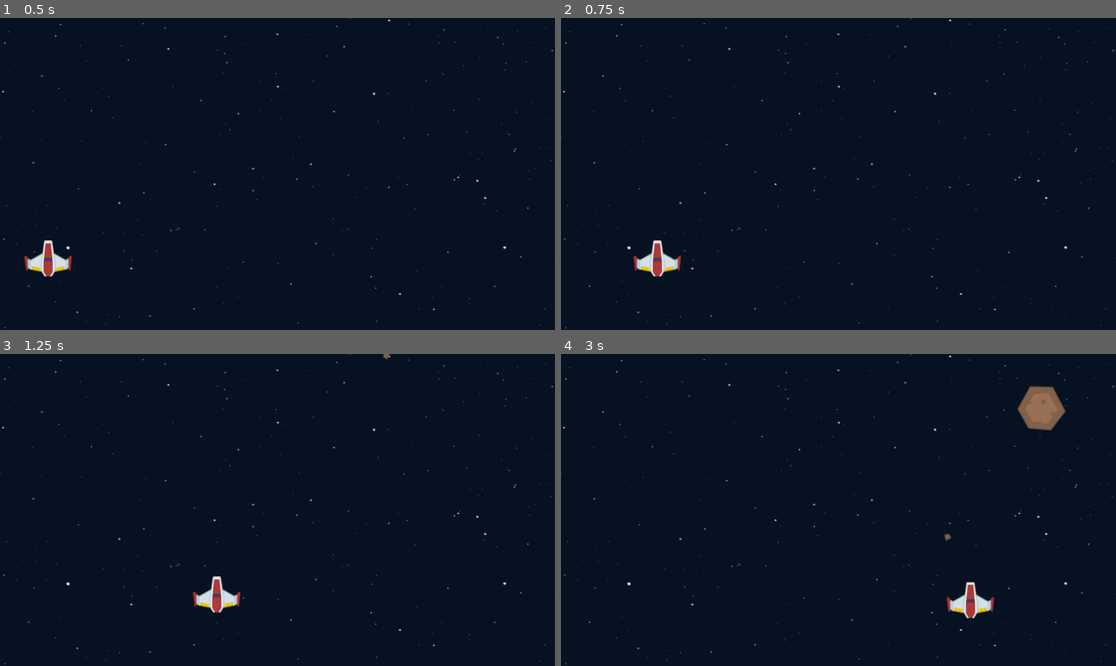
Above: before the commit, frames 1-4 (two rows, left to right).
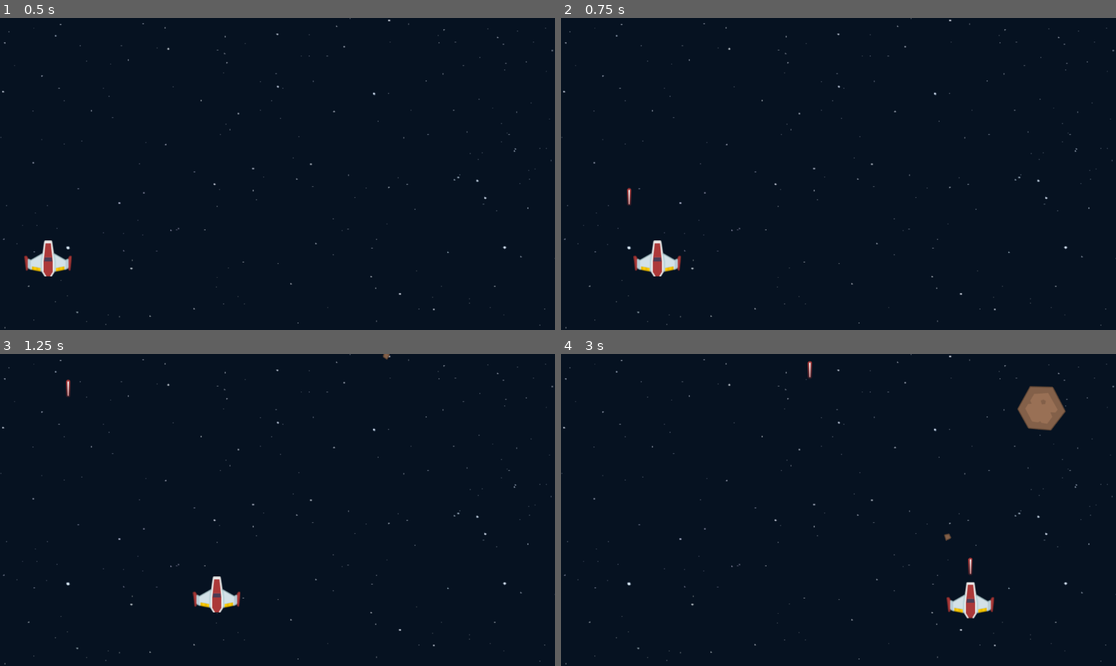
Above: after the commit, the same moments.

Repository: nathaponb/GalacticBlitz
Game: Godot game, scene res://scenes/universe.tscn
The game is run twice, just before and just after one commit, with the same random seed, the same clock (stepped at 60 frames per second) and the same inputs.
Inputs:
- Up to frame 1 (0.5 s): no input
- Up to frame 2 (0.75 s): tap Enter at 0.5 s; hold D (right) from 0.53 s (still down); tap Space (shoot, bound only after the commit) at 0.6 s
- Up to frame 3 (1.25 s): keep holding D (right)
- Up to frame 4 (3 s): release D (right) at 1.28 s; hold S (down) 1.28-2.03 s; tap Space (shoot, bound only after the commit) at 1.35, 2.1, 2.85 s; hold D (right) 2.03-2.78 s; hold W (up) from 2.78 s (still down)

Frame 1 is identical in both runs. In frame 2, less than 0.1% of the frame differs, in the area x 11-13%, y 54-61%; in frame 3, less than 0.1%; in frame 4, less than 0.1%, in the area x 44-75%, y 2-72%.

Commit message:
Emit signal on player press shoot to instantiate the laser scene

Diff:
--- a/project.godot
+++ b/project.godot
@@ -37,6 +37,12 @@
 "events": [Object(InputEventKey,"resource_local_to_scene":false,"resource_name":"","device":-1,"window_id":0,"alt_pressed":false,"shift_pressed":false,"ctrl_pressed":false,"meta_pressed":false,"pressed":false,"keycode":0,"physical_keycode":65,"key_label":0,"unicode":97,"echo":false,"script":null)
 ]
 }
+shoot={
+"deadzone": 0.5,
+"events": [Object(InputEventKey,"resource_local_to_scene":false,"resource_name":"","device":-1,"window_id":0,"alt_pressed":false,"shift_pressed":false,"ctrl_pressed":false,"meta_pressed":false,"pressed":false,"keycode":0,"physical_keycode":32,"key_label":0,"unicode":32,"echo":false,"script":null)
+, Object(InputEventMouseButton,"resource_local_to_scene":false,"resource_name":"","device":-1,"window_id":0,"alt_pressed":false,"shift_pressed":false,"ctrl_pressed":false,"meta_pressed":false,"button_mask":0,"position":Vector2(0, 0),"global_position":Vector2(0, 0),"factor":1.0,"button_index":1,"canceled":false,"pressed":false,"double_click":false,"script":null)
+]
+}
 
 [layer_names]
 
--- /dev/null
+++ b/scenes/laser.gd
@@ -0,0 +1,6 @@
+extends Area2D
+
+var speed = 600
+
+func _process(delta):
+	position.y -= speed * delta
--- a/scenes/laser.tscn
+++ b/scenes/laser.tscn
@@ -1,12 +1,14 @@
-[gd_scene load_steps=3 format=3 uid="uid://capdn873ock7y"]
+[gd_scene load_steps=4 format=3 uid="uid://capdn873ock7y"]
 
 [ext_resource type="Texture2D" uid="uid://2ai6we7mflbc" path="res://graphics/png/Lasers/laserRed07.png" id="1_bxd5m"]
+[ext_resource type="Script" path="res://scenes/laser.gd" id="1_r3uoe"]
 
 [sub_resource type="CapsuleShape2D" id="CapsuleShape2D_nduai"]
 radius = 4.0
 height = 36.0
 
 [node name="Laser" type="Area2D"]
+script = ExtResource("1_r3uoe")
 
 [node name="Sprite2D" type="Sprite2D" parent="."]
 texture = ExtResource("1_bxd5m")
--- a/scenes/meteor.gd
+++ b/scenes/meteor.gd
@@ -3,6 +3,8 @@
 var rng = RandomNumberGenerator.new()
 var speed: int
 var rotation_speed: int
+
+signal  meteor_collision
 
 func _ready():
 	# randomize meteor position
@@ -25,5 +27,12 @@
 	position += Vector2(0, 1.0) * speed * delta # move the meteor
 	rotation_degrees += rotation_speed * delta
 
+#count the meteor hit user
 func _on_body_entered(body):
-	pass
+	meteor_collision.emit()
+
+
+func _on_area_entered(area):
+	# remove meteor and laser
+	area.queue_free()
+	queue_free()
--- a/scenes/meteor.tscn
+++ b/scenes/meteor.tscn
@@ -14,4 +14,5 @@
 [node name="CollisionPolygon2D" type="CollisionPolygon2D" parent="."]
 polygon = PackedVector2Array(-49, 9, -33, -39, 23, -40, 48, -1, 33, 32, 10, 27, -22, 39)
 
+[connection signal="area_entered" from="." to="." method="_on_area_entered"]
 [connection signal="body_entered" from="." to="." method="_on_body_entered"]
--- a/scenes/player.gd
+++ b/scenes/player.gd
@@ -1,6 +1,8 @@
 extends CharacterBody2D
 
 @export var speed: int = 500
+
+signal laser(pos)
 
 # Called when the node enters the scene tree for the first time.
 func _ready():
@@ -12,3 +14,7 @@
 	var direction = Input.get_vector("left", "right", "up", "down")
 	velocity = direction * speed
 	move_and_slide()
+
+	if Input.is_action_just_pressed("shoot"):
+		$LaserShootSound.play()
+		laser.emit($LaserStartPosition.global_position)
--- a/scenes/player.tscn
+++ b/scenes/player.tscn
@@ -1,7 +1,8 @@
-[gd_scene load_steps=3 format=3 uid="uid://68mg85gl6nen"]
+[gd_scene load_steps=4 format=3 uid="uid://68mg85gl6nen"]
 
 [ext_resource type="Texture2D" uid="uid://eb6f701pbied" path="res://graphics/png/playerShip1_red.png" id="1_4panl"]
 [ext_resource type="Script" path="res://scenes/player.gd" id="1_u3uhv"]
+[ext_resource type="AudioStream" uid="uid://b87xypl5cakbj" path="res://audio/sfx_laser3.mp3" id="3_x7y7d"]
 
 [node name="Player" type="CharacterBody2D"]
 script = ExtResource("1_u3uhv")
@@ -11,3 +12,10 @@
 
 [node name="CollisionPolygon2D" type="CollisionPolygon2D" parent="."]
 polygon = PackedVector2Array(-9, -37, 8, -37, 12, -13, 36, 2, 41, 0, 44, -6, 49, -5, 46, 24, 43, 25, 41, 21, 35, 24, 14, 27, 7, 38, -8, 37, -14, 28, -37, 23, -41, 21, -43, 24, -45, 24, -49, -4, -46, -6, -41, 0, -36, 2, -13, -12)
+
+[node name="LaserStartPosition" type="Marker2D" parent="."]
+position = Vector2(0, -58)
+
+[node name="LaserShootSound" type="AudioStreamPlayer2D" parent="."]
+stream = ExtResource("3_x7y7d")
+volume_db = -10.531
--- a/scenes/universe.gd
+++ b/scenes/universe.gd
@@ -2,6 +2,7 @@
 
 # load the meteor scence
 var meteor_scence: PackedScene = load("res://scenes/meteor.tscn")
+var laser_scence: PackedScene = load("res://scenes/laser.tscn")
 
 
 func _on_meteor_timer_timeout():
@@ -10,3 +11,17 @@
 
 	# add new meteor to the main scenec
 	$Meteors.add_child(meteor)
+
+	# attach signal to the instantiated meteor object
+	#count the meteor hit user
+	meteor.connect("meteor_collision", on_meteor_collision)
+
+
+func _on_player_laser(pos):
+	var laser = laser_scence.instantiate()
+	$Lasers.add_child(laser)
+	laser.position = pos
+
+#count the meteor hit user
+func on_meteor_collision():
+	print("count the UI")
--- a/scenes/universe.tscn
+++ b/scenes/universe.tscn
@@ -55,4 +55,7 @@
 [node name="MeteorTimer" type="Timer" parent="."]
 autostart = true
 
+[node name="Lasers" type="Node2D" parent="."]
+
+[connection signal="laser" from="Player" to="." method="_on_player_laser"]
 [connection signal="timeout" from="MeteorTimer" to="." method="_on_meteor_timer_timeout"]
Not shown, added: audio/sfx_laser3.mp3.import
Not shown, added: audio/sfx_laser3.mp3
